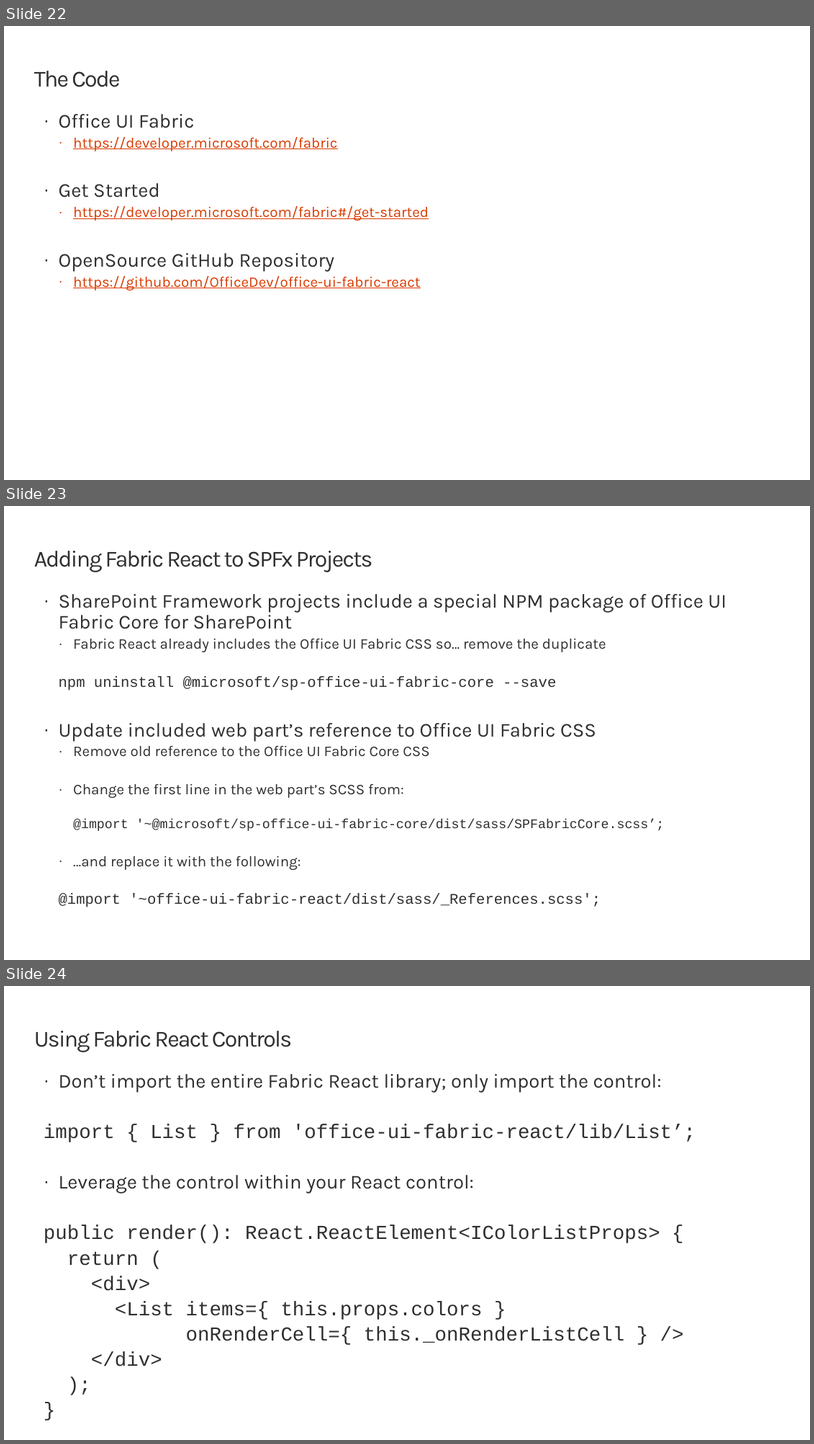
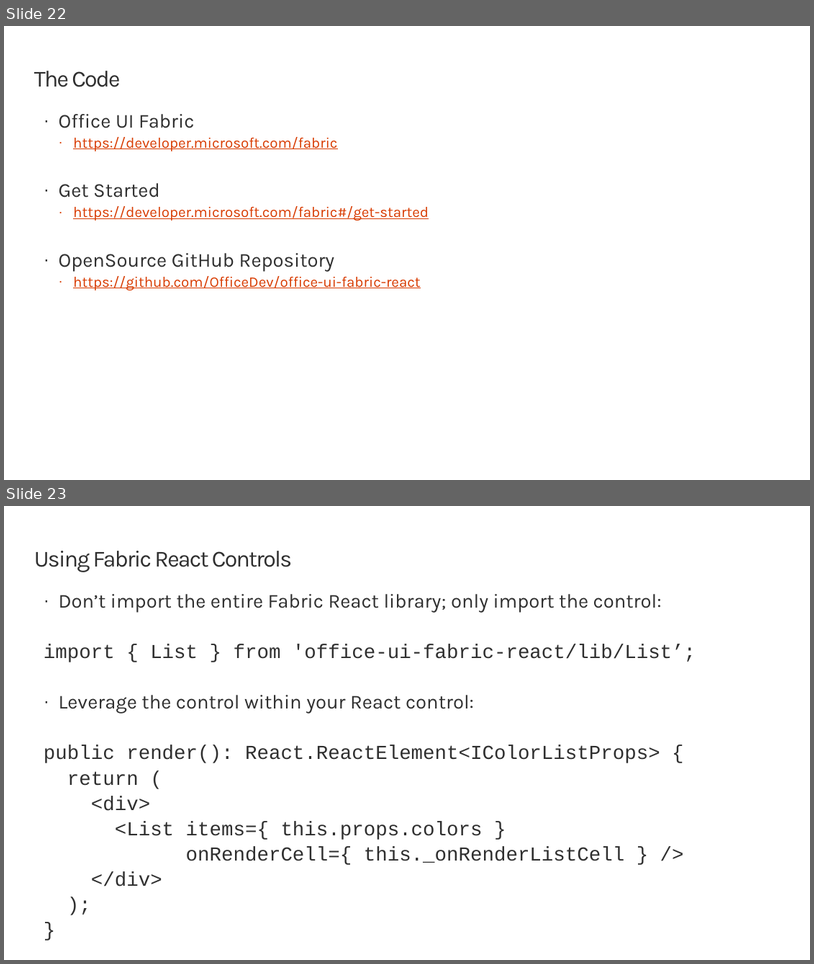
Before and after one commit to SharePoint/sp-dev-training-spfx-react-fabric, a slide deck: 02-fabricreact.pptx. Shown one above the other, each under a label of ours: slides 22, 23 and 24 before the commit, slides 22 and 23 after it. The pictures are 814x1444 and 814x964 pixels, drawn with LibreOffice and Linux fonts; fonts in the diff are those of the drawing; background and template pictures are left out. Boxes give left, top, right and bottom in pixels: in the first picture for what was removed or moved away, otherwise in the second. Text is boxed around its words. In the diff, an @@ line names an element or a change of style, - is before the commit and + after.

Commit message:
Update Ex 2 slide deck

```diff
--- a/02-fabricreact.pptx
+++ b/02-fabricreact.pptx
@@ slide 23 removed at (4, 506, 810, 960), background #FFFFFF @@
@@ title removed at (34, 551, 373, 572) @@
-Adding Fabric React to SPFx Projects
@@ text removed at (59, 594, 727, 907) @@
-· SharePoint Framework projects include a special NPM package of Office UI Fabric Core for SharePoint
-  · Fabric React already includes the Office UI Fabric CSS so… remove the duplicate
-  npm uninstall @microsoft/sp-office-ui-fabric-core --save
-· Update included web part’s reference to Office UI Fabric CSS
-  · Remove old reference to the Office UI Fabric Core CSS
-  · Change the first line in the web part’s SCSS from:
-    @import '~@microsoft/sp-office-ui-fabric-core/dist/sass/SPFabricCore.scss’;
-  · …and replace it with the following:
-  @import '~office-ui-fabric-react/dist/sass/_References.scss';
@@ what was slide 24 is now slide 23 @@
```
